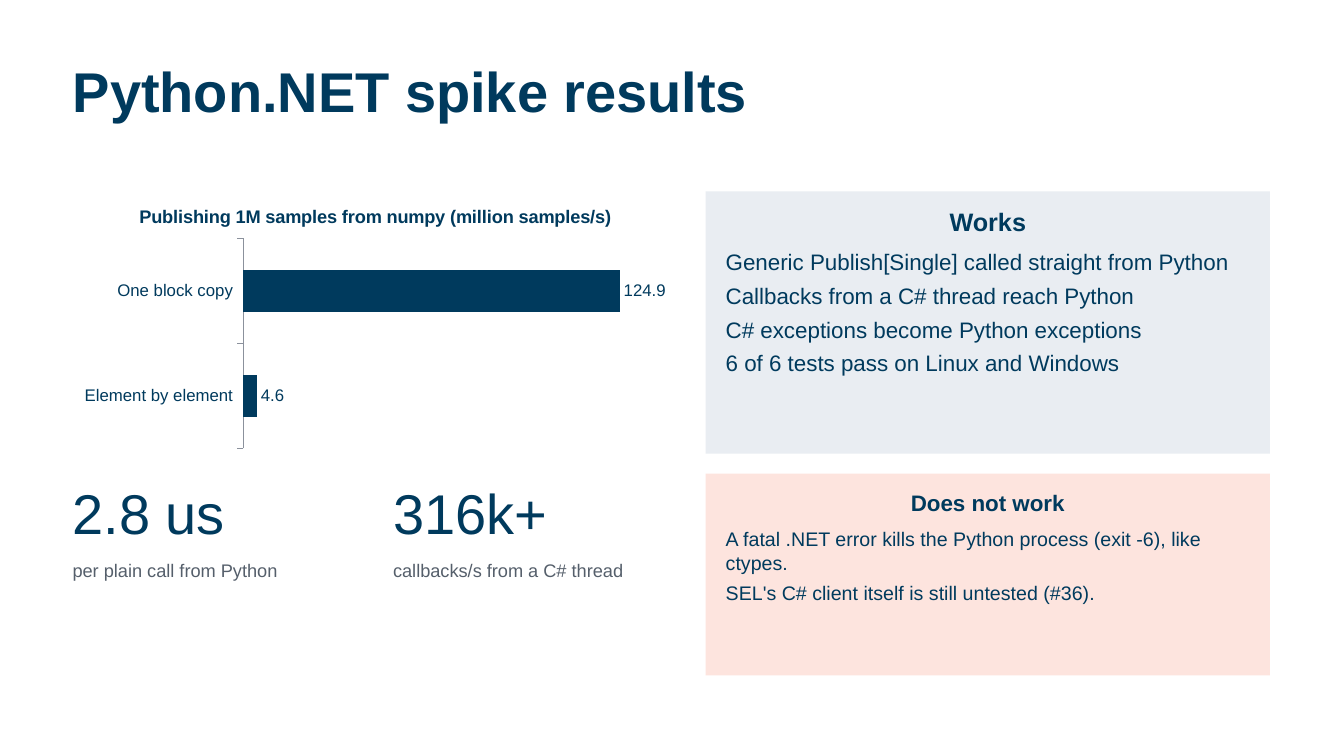
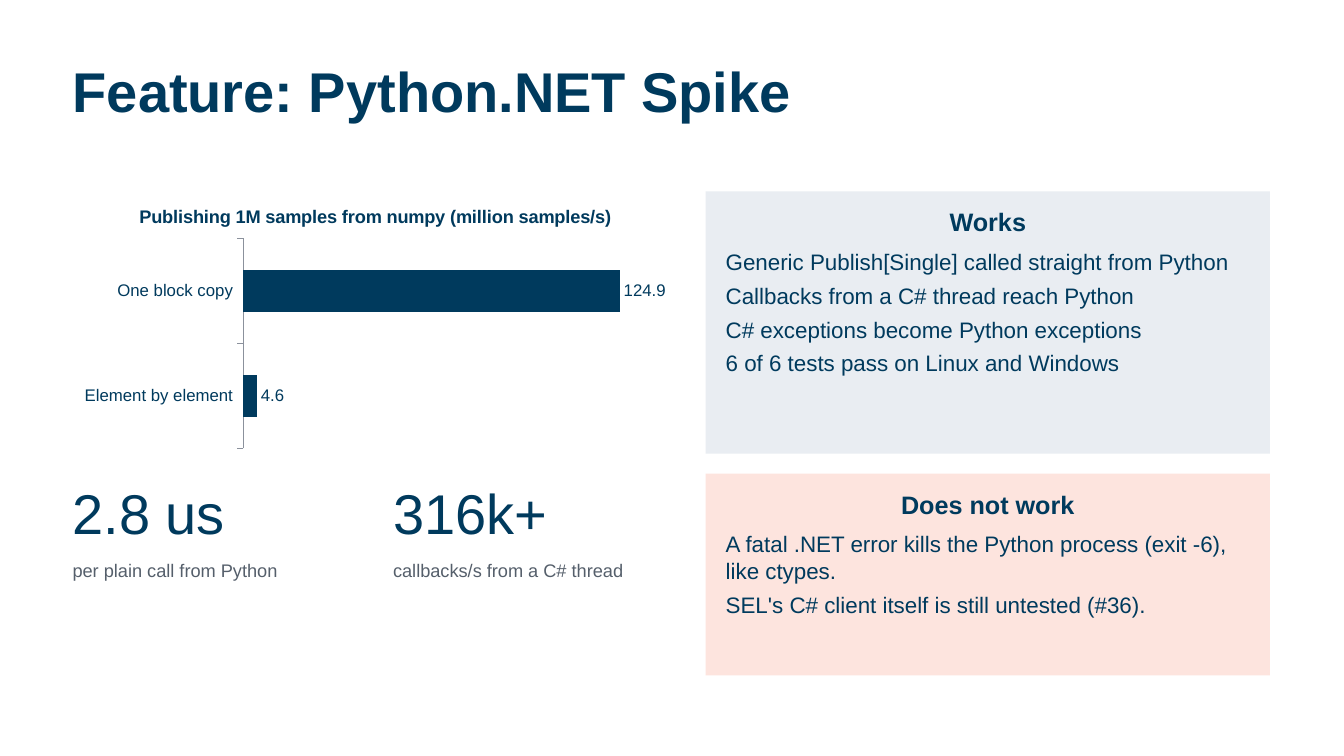
Before and after one commit to calebh13/sel-blueframe-sdk, a slide deck: slide 7 of Sprints/Sprint_5/Sprint 5 Presentation.pptx. Drawn at 1344x756 pixels with LibreOffice and Linux fonts; fonts in the diff are those of the drawing. Boxes give left, top, right and bottom in pixels: in the first picture for what was removed or moved away, otherwise in the second. Text is boxed around its words. In the diff, an @@ line names an element or a change of style, - is before the commit and + after.

```diff
--- a/Sprints/Sprint_5/Sprint 5 Presentation.pptx
+++ b/Sprints/Sprint_5/Sprint 5 Presentation.pptx
@@ title at (73, 71, 790, 122): text changed @@
-Python.NET spike results
+Feature: Python.NET Spike
@@ rectangle "Does not work" at (706, 474, 1270, 676): size 16 to 18 pt in "Does not work"; size 14 to 16 pt in "A fatal .NET error kills the Python ...", "SEL's C# client itself is still untested ..." @@
```
Also in this commit, not shown: 14 other slides changed, 1 other file.
